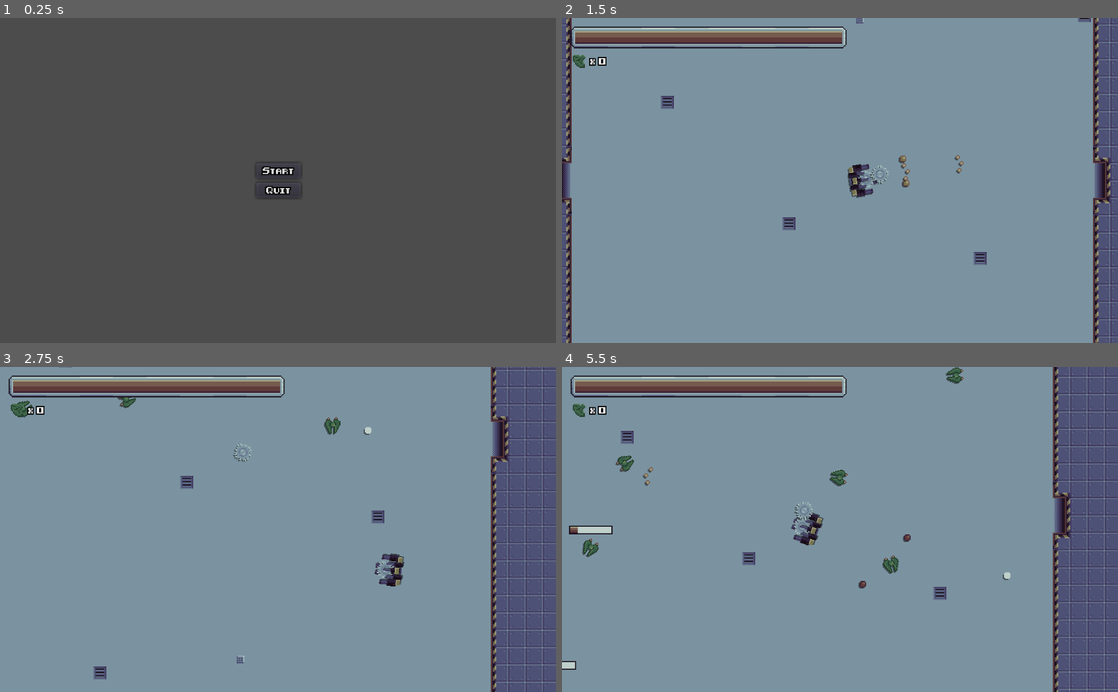
Above: before the commit, frames 1-4 (two rows, left to right).
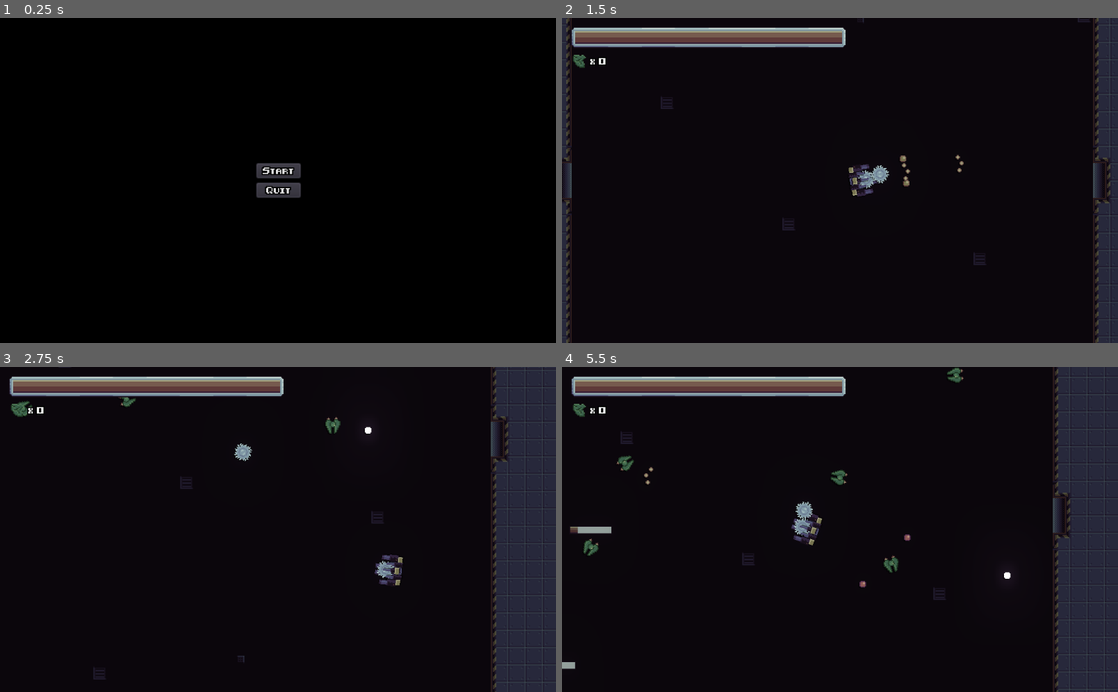
Above: after the commit, the same moments.

Repository: backwardspy/firepower
Game: Godot game, scene res://states/Menu.tscn
Same seed, same stepped clock (60 frames per second), same inputs: the game is played once before the commit and once after it. Sound files missing from this copy of the repository are replaced by a short silence.
Inputs (mouse positions are in pixels of both pictures, inside the frame that each line leads up to):
- Up to frame 1 (0.25 s): no input
- Up to frame 2 (1.5 s): click "Start" at 0.5 s; move the mouse to (962, 164) at 1.27 s; press the mouse at (962, 164) at 1.28 s; hold D (right) from 1.28 s (still down)
- Up to frame 3 (2.75 s): move the mouse to (166, 545) at 2.02 s; release D (right) at 2.03 s; release the mouse at (166, 545) at 2.03 s; hold S (down) from 2.03 s (still down); click (166, 545) at 2.1 s
- Up to frame 4 (5.5 s): move the mouse to (895, 458) at 2.77 s; release S (down) at 2.78 s; press the mouse at (895, 458) at 2.78 s; hold D (right) 2.78-3.53 s; move the mouse to (812, 594) at 3.52 s; release the mouse at (812, 594) at 3.53 s; hold W (up) 3.53-4.28 s; click (812, 594) at 3.6 s; move the mouse to (1006, 578) at 4.27 s; press the mouse at (1006, 578) at 4.28 s; hold A (left) from 4.28 s (still down); move the mouse to (673, 480) at 5.02 s; release the mouse at (673, 480) at 5.03 s; click (673, 480) at 5.1 s

The runs differ from the first frame. In frame 1, 99% of the frame differs, in the area x 0-100%, y 0-100%; in frame 2, 96%; in frame 3, 96%; in frame 4, 96%.

Commit message:
add hdr glow effect instead of doing things on trello

Diff:
--- a/bullets/Bullet.tscn
+++ b/bullets/Bullet.tscn
@@ -22,6 +22,7 @@
 frame = 48
 
 [node name="Sprite" type="Sprite" parent="."]
+modulate = Color( 2, 2, 2, 1 )
 texture = ExtResource( 1 )
 vframes = 8
 hframes = 8
--- a/default_bus_layout.tres
+++ b/default_bus_layout.tres
@@ -1,4 +1,3 @@
 [gd_resource type="AudioBusLayout" format=2]
 
 [resource]
-bus/0/volume_db = -10.0692
--- a/effects/DamageNumber.tscn
+++ b/effects/DamageNumber.tscn
@@ -4,7 +4,7 @@
 [ext_resource path="res://ui/ui_theme.tres" type="Theme" id=2]
 
 [node name="DamageNumber" type="Label"]
-modulate = Color( 1, 1, 0, 1 )
+modulate = Color( 2, 2, 0, 1 )
 margin_right = 32.0
 margin_bottom = 9.0
 theme = ExtResource( 2 )
--- a/mobs/Mob.gd
+++ b/mobs/Mob.gd
@@ -14,6 +14,10 @@
 
 onready var _invuln_timer := $InvulnTimer
 onready var _health := max_health
+
+onready var _modulate = $Sprite.modulate
+
+const HURT_MODULATE = Color(8.0, 3.2, 3.2)
 
 var _targetPos := Vector2.ZERO
 var _vel := Vector2.ZERO
@@ -36,7 +40,7 @@
     if _health <= 0:
         _die()
     else:
-        $Sprite.modulate = Color(2.0, 0.8, 0.8)
+        $Sprite.modulate = HURT_MODULATE
         _invuln = true
         $InvulnTimer.start()
 
@@ -53,6 +57,7 @@
 func _die():
     _health = 0
     _exploding = true
+
     $ShootTimer.stop()
     $AnimationPlayer.play("explode")
     $AudioStreamPlayer.play()
@@ -101,5 +106,5 @@
     get_tree().current_scene.add_child(bullet)
 
 func _on_InvulnTimer_timeout():
-    $Sprite.modulate = Color.white
+    $Sprite.modulate = _modulate
     _invuln = false
--- a/mobs/Mob.tscn
+++ b/mobs/Mob.tscn
@@ -30,10 +30,10 @@
 tracks/1/imported = false
 tracks/1/enabled = true
 tracks/1/keys = {
-"times": PoolRealArray( 0, 0.2, 0.3 ),
+"times": PoolRealArray( 0, 0.1, 0.3 ),
 "transitions": PoolRealArray( 1, 1, 1 ),
 "update": 0,
-"values": [ Color( 1, 1, 1, 1 ), Color( 1, 1, 1, 1 ), Color( 1, 1, 1, 0 ) ]
+"values": [ Color( 2, 2, 2, 1 ), Color( 8, 8, 8, 1 ), Color( 8, 8, 8, 0 ) ]
 }
 tracks/2/type = "value"
 tracks/2/path = NodePath("Shadow:modulate")
@@ -87,6 +87,7 @@
 frame = 5
 
 [node name="Sprite" type="Sprite" parent="."]
+modulate = Color( 2, 2, 2, 1 )
 texture = ExtResource( 1 )
 vframes = 8
 hframes = 8
@@ -103,7 +104,11 @@
 travel = Vector2( 0, -100 )
 duration = 1.0
 
+[node name="AudioStreamPlayer" type="AudioStreamPlayer2D" parent="."]
+stream = ExtResource( 6 )
+
 [node name="HealthBar" type="TextureProgress" parent="."]
+modulate = Color( 1.5, 1.5, 1.5, 1 )
 margin_left = -20.0
 margin_top = -20.0
 margin_right = 20.0
@@ -123,9 +128,6 @@
 }
 
 [node name="Tween" type="Tween" parent="HealthBar"]
-
-[node name="AudioStreamPlayer" type="AudioStreamPlayer2D" parent="."]
-stream = ExtResource( 6 )
 [connection signal="health_changed" from="." to="HealthBar" method="_on_Mob_health_changed"]
 [connection signal="timeout" from="ShootTimer" to="." method="_on_ShootTimer_timeout"]
 [connection signal="timeout" from="InvulnTimer" to="." method="_on_InvulnTimer_timeout"]
--- a/mobs/MobBullet.tscn
+++ b/mobs/MobBullet.tscn
@@ -44,6 +44,7 @@
 frame = 13
 
 [node name="Sprite" type="Sprite" parent="."]
+modulate = Color( 3, 3, 3, 1 )
 texture = ExtResource( 1 )
 vframes = 8
 hframes = 8
--- a/player/Player.tscn
+++ b/player/Player.tscn
@@ -84,6 +84,7 @@
 [node name="Player" type="KinematicBody2D" groups=[
 "player",
 ]]
+modulate = Color( 2, 2, 2, 1 )
 collision_layer = 6
 collision_mask = 2147483649
 script = ExtResource( 2 )
--- a/project.godot
+++ b/project.godot
@@ -89,4 +89,5 @@
 
 [rendering]
 
+environment/default_clear_color=Color( 0, 0, 0, 1 )
 environment/default_environment="res://default_env.tres"
--- a/scrap/Scrap.gd
+++ b/scrap/Scrap.gd
@@ -20,6 +20,17 @@
         Tween.TRANS_LINEAR,
         Tween.EASE_OUT
     )
+
+    tween.interpolate_property(
+        self,
+        "modulate:a",
+        1.0,
+        0.0,
+        0.2,
+        Tween.TRANS_LINEAR,
+        Tween.EASE_OUT
+    )
+
     tween.start()
     yield(tween, "tween_all_completed")
     queue_free()
--- a/scrap/Scrap.tscn
+++ b/scrap/Scrap.tscn
@@ -25,6 +25,7 @@
 frame = 78
 
 [node name="Sprite" type="Sprite" parent="."]
+modulate = Color( 2, 2, 2, 1 )
 texture = ExtResource( 1 )
 vframes = 16
 hframes = 16
--- a/states/Game.tscn
+++ b/states/Game.tscn
@@ -10,6 +10,12 @@
 [ext_resource path="res://ui/ui_theme.tres" type="Theme" id=8]
 [ext_resource path="res://ui/ScrapAmount.gd" type="Script" id=9]
 
+[sub_resource type="Environment" id=23]
+background_mode = 4
+glow_enabled = true
+glow_intensity = 2.0
+glow_hdr_threshold = 0.08
+
 [sub_resource type="AtlasTexture" id=1]
 atlas = ExtResource( 2 )
 region = Rect2( 112, 96, 16, 16 )
@@ -22,13 +28,10 @@
 atlas = ExtResource( 2 )
 region = Rect2( 96, 96, 16, 16 )
 
-[sub_resource type="AtlasTexture" id=22]
+[sub_resource type="AtlasTexture" id=4]
 atlas = ExtResource( 2 )
 region = Rect2( 112, 48, 16, 16 )
 
-[sub_resource type="ConvexPolygonShape2D" id=4]
-points = PoolVector2Array( 0, 0, 16, 0, 16, 16, 0, 16 )
-
 [sub_resource type="ConvexPolygonShape2D" id=5]
 points = PoolVector2Array( 0, 0, 16, 0, 16, 16, 0, 16 )
 
@@ -77,7 +80,10 @@
 [sub_resource type="ConvexPolygonShape2D" id=20]
 points = PoolVector2Array( 0, 0, 16, 0, 16, 16, 0, 16 )
 
-[sub_resource type="TileSet" id=21]
+[sub_resource type="ConvexPolygonShape2D" id=21]
+points = PoolVector2Array( 0, 0, 16, 0, 16, 16, 0, 16 )
+
+[sub_resource type="TileSet" id=22]
 1/name = "outside"
 1/texture = ExtResource( 2 )
 1/tex_offset = Vector2( 0, 0 )
@@ -458,7 +464,11 @@
 18/z_index = 0
 
 [node name="Root" type="Node2D"]
+modulate = Color( 0.498039, 0.498039, 0.498039, 1 )
 script = ExtResource( 5 )
+
+[node name="WorldEnvironment" type="WorldEnvironment" parent="."]
+environment = SubResource( 23 )
 
 [node name="UI" type="CanvasLayer" parent="."]
 
Binary file changed: sprites.png
Not shown: 20 places in states/Game.tscn that only renumber resources
Not shown: 1 places in states/Menu.tscn that only renumber resources
